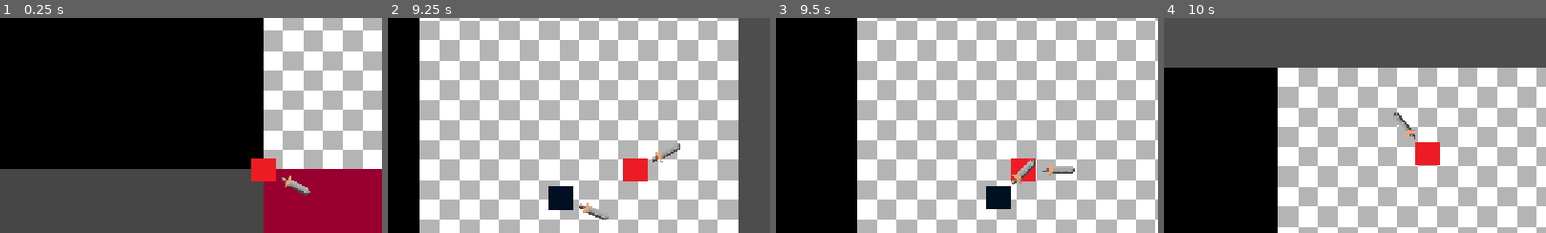
Above: before the commit, frames 1-4 (left to right).
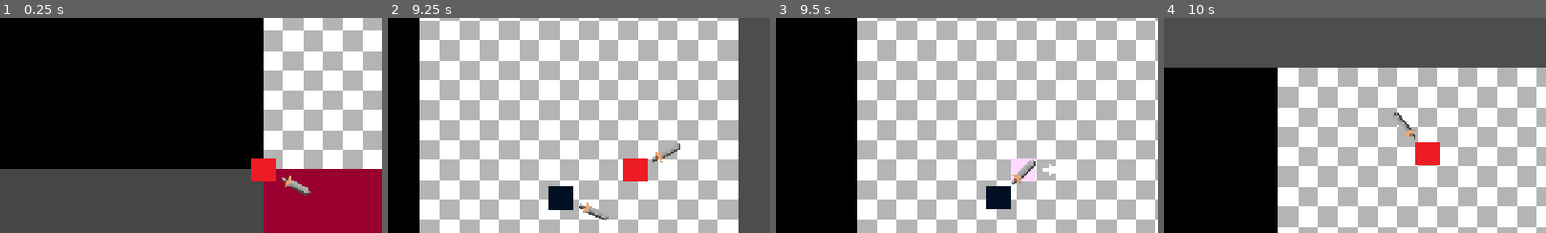
Above: after the commit, the same moments.

Repository: vovashymon-prog/schooldoor_game
Game: Godot game, scene res://scenes/Main.tscn
The game is run twice, just before and just after one commit, with the same random seed, the same clock (stepped at 60 frames per second) and the same inputs.
Inputs (mouse positions are % of the whole screen's width and height, from its top left):
- Up to frame 1 (0.25 s): no input
- Up to frame 2 (9.25 s): move the mouse to (45, 70) at 0.52 s; hold W (up) 0.53-2.03 s; move the mouse to (80, 65) at 1.27 s; move the mouse to (20, 35) at 2.02 s; hold A (left) 2.03-3.53 s; move the mouse to (55, 50) at 2.77 s; move the mouse to (35, 25) at 3.52 s; hold S (down) 3.53-4.28 s; move the mouse to (72, 45) at 4.27 s; hold D (right) 4.28-5.03 s; move the mouse to (30, 55) at 5.02 s; hold W (up) 5.03-5.78 s; move the mouse to (60, 28) at 5.77 s; hold D (right) 5.78-8.03 s; move the mouse to (45, 70) at 6.52 s; move the mouse to (80, 65) at 7.27 s; move the mouse to (20, 35) at 8.02 s; hold S (down) 8.03-8.78 s; move the mouse to (55, 50) at 8.77 s; hold A (left) from 8.78 s (still down)
- Up to frame 3 (9.5 s): keep holding A (left)
- Up to frame 4 (10 s): move the mouse to (35, 25) at 9.52 s; release A (left) at 9.53 s; hold W (up) from 9.53 s (still down)
The pictures show only the part of the screen within x 16-66%, y 15-65%; the shares and areas given below are measured in that part.

Frames 1-2 are identical in both runs. In frame 3, 0.7% of the frame differs, in the area x 61-79%, y 65-76%; in frame 4, nothing differs.

Commit message:
added damage and lame death

Diff:
--- a/schooldoor-game/enemy_spinning.gd
+++ b/schooldoor-game/enemy_spinning.gd
@@ -9,6 +9,10 @@
 
 @export var sword_item: Item
 @onready var sword = $sword
+@onready var audio = $Audio
+@onready var player = get_tree().get_first_node_in_group("player")
+var clash_sound = preload("res://audio/Sword/ThoSwordsHit_1.wav")
+var critical_sound = preload("res://audio/Sword/Critical hit.wav")
 
 var input: Vector2
 
@@ -23,9 +27,17 @@
 		print(hp)
 		process_invul()
 		if hp <= 0:
+			if player != null:
+				player.audio.stream = critical_sound
+				player.audio.play()
 			queue_free()
 		else:
-			pass
+			if player != null:
+				player.audio.stream = critical_sound
+				player.audio.play()
+		modulate = Color(7.759, 7.759, 7.759, 1.0)
+		await get_tree().create_timer(0.33).timeout
+		modulate = Color(1.0, 1.0, 1.0)
 
 func _ready():
 	if sword_item: sword.get_child(0).texture = sword_item.texture
--- a/schooldoor-game/scripts/Player.gd
+++ b/schooldoor-game/scripts/Player.gd
@@ -10,7 +10,7 @@
 @onready var sword = $sword
 @onready var audio = $Audio
 var clash_sound = preload("res://audio/Sword/ThoSwordsHit_1.wav")
-#var critical_sound = preload()
+var critical_sound = preload("res://audio/Sword/Critical hit.wav")
 
 var input: Vector2
 
@@ -25,11 +25,18 @@
 func take_damage(amount):
 	if !is_invul:
 		hp -= amount
+		print(hp)
 		process_invul()
 		if hp <= 0:
-			pass
+			audio.stream = critical_sound
+			audio.play()
+			queue_free()
 		else:
-			pass
+			audio.stream = critical_sound
+			audio.play()
+		modulate = Color(7.759, 7.759, 7.759, 1.0)
+		await get_tree().create_timer(0.33).timeout
+		modulate = Color(1.0, 1.0, 1.0)
 
 func get_input():
 	input.y = Input.get_action_strength("down") - Input.get_action_strength("up")
Not shown, added: schooldoor-game/audio/Sword/Critical hit.wav.import
Not shown, added: schooldoor-game/audio/Sword/Long steps.wav.import
Not shown, added: schooldoor-game/audio/Sword/Short steps.wav.import
